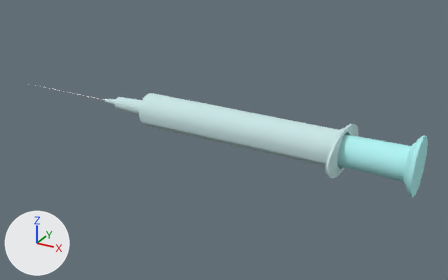
What one commit did to the Blender file assets/blender/Narcotics/blender/syringe.blend.
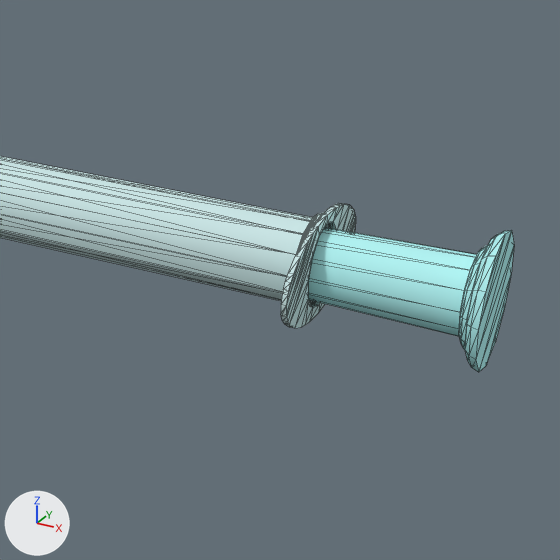
Old and new are each drawn whole from a 50 mm camera at (8.42, -14.72, 7.73) aimed at (0.17, 0.28, 0.23) and again close up on the part from 45% to 100% of the width and 12% to 100% of the height. The axes (+X, +Y, +Z) are drawn at lower left. The lights are the same throughout. The close-ups show mesh edges as thin lines. The same objects are shown in both versions, whatever each file hides.

Script lines for the objects in view, before the commit:
```python
me_sy_shape_1 = bpy.data.meshes.new('sy_Shape_1')
me_sy_shape_1.from_pydata(...)  # 782 vertices, 1288 faces; spans x -7.73..5.95, y -1.24..1.24, z 0.02..1.64
me_sy_shape_1.polygons.foreach_set('use_smooth', [True] * 1288)
# faces by material slot: [24, 12, 164, 586, 156, 24, 154, 168]
me_sy_shape_1.materials.append(mat_syringemtl2)  # white #cce7e7
me_sy_shape_1.materials.append(mat_syringemtl4)  # light grey #d3d3d2
me_sy_shape_1.materials.append(mat_syringemtl5)  # white #cce7e7
me_sy_shape_1.materials.append(mat_syringemtl6)  # white #cce7e7
me_sy_shape_1.materials.append(mat_syringemtl7)  # black #000000
me_sy_shape_1.materials.append(mat_syringemtl8)  # cyan #b3f3f3
me_sy_shape_1.materials.append(mat_syringemtl1)  # cyan #b3f3f3
me_sy_shape_1.materials.append(mat_syringemtl3)  # white #cce7e7
ob_sy_shape_1 = bpy.data.objects.new('sy_Shape_1', me_sy_shape_1)
ob_sy_shape_1.location = (0.0, 0.0, 0.0)
_m = ob_sy_shape_1.modifiers.new('EdgeSplit', 'EDGE_SPLIT')
```
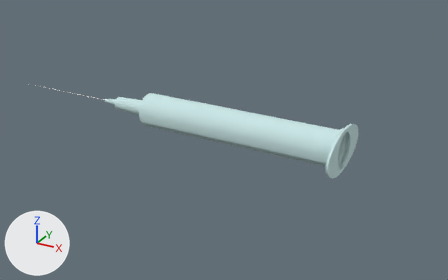
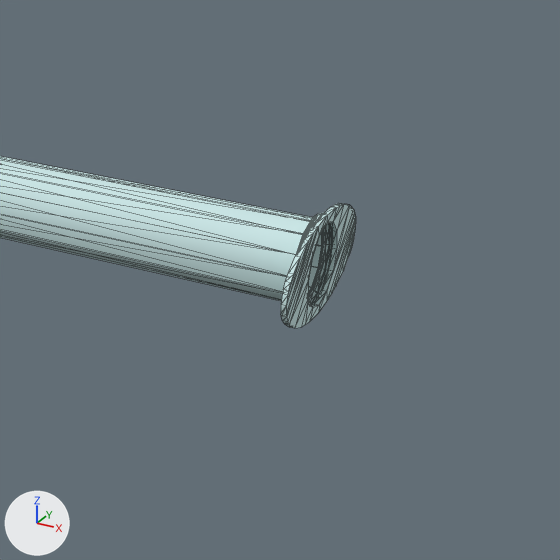
Changed parts and their boxes [x1, y1, x2, y2] in the close-ups (560 x 560 px):
'sy_Shape_1', reshaped: before [0, 156, 514, 372]; after [0, 156, 356, 328]
part 1 of me_sy_shape_1, deleted (cyan): before [459, 230, 514, 372]
part 2 of me_sy_shape_1, deleted (cyan): before [308, 227, 477, 336]

The change in detail:
me_sy_shape_1 has 782 vertices, 1288 faces and spans x -7.73..5.95, y -1.24..1.24, z 0.02..1.64.
me_sy_shape_1 is used by ob_sy_shape_1; location (0.0, 0.0, 0.0).
me_sy_shape_1 part 1: the loose piece of 84 vertices spanning x 5.67..5.95, y -0.8..0.82, z 0.02..1.64 is deleted.
me_sy_shape_1 part 2: the loose piece of 24 vertices spanning x -0.84..5.68, y -0.46..0.48, z 0.36..1.3 is deleted.
me_sy_shape_1 no longer uses material mat_syringemtl7 (black #000000).
me_sy_shape_1 no longer uses material mat_syringemtl8 (cyan #b3f3f3).
me_sy_shape_1 no longer uses material mat_syringemtl1 (cyan #b3f3f3).
